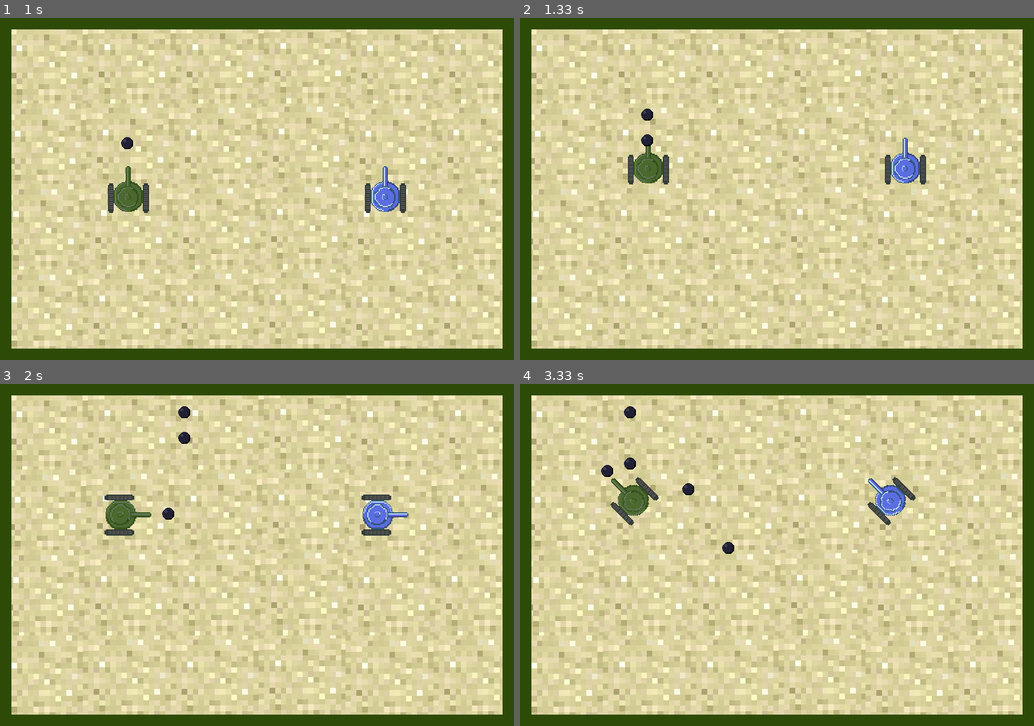
Above: before the commit, frames 1-4 (two rows, left to right).
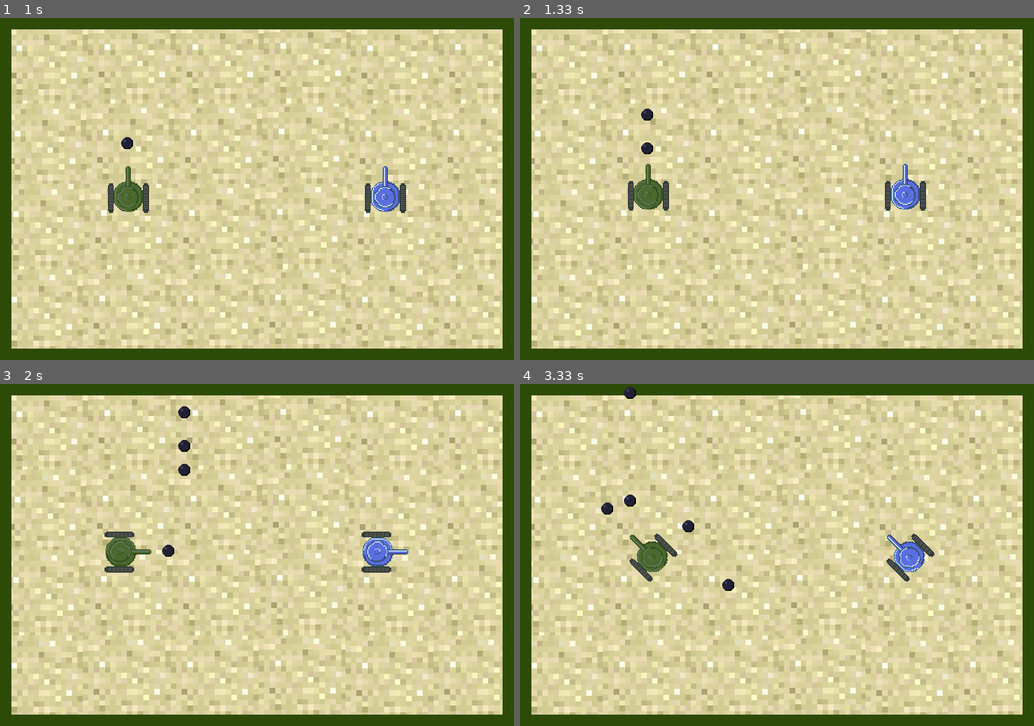
Above: after the commit, the same moments.

Repository: OzielBezerradeLima/tankpygame
Game: pygame game, started from codes/main.py
Two runs of this game, one before a commit and one after it. Both use one fixed random seed, a clock stepped at 60 frames per second and the inputs below.
Inputs:
- Up to frame 1 (1 s): tap Enter at 0.33 s; tap Space at 0.67 s
- Up to frame 2 (1.33 s): hold Up from 1 s (still down); hold W from 1 s (still down); tap Space at 1.07 s
- Up to frame 3 (2 s): tap Space at 1.37, 1.57, 1.87 s; release Up at 1.47 s; release W at 1.47 s; hold Right 1.5-1.97 s; hold D 1.5-1.97 s
- Up to frame 4 (3.33 s): hold Left 2-2.53 s; hold A 2-2.53 s; tap Space at 2.07, 2.37, 2.63, 2.93, 3.07 s; hold Left 2.57-2.97 s; hold A 2.57-2.97 s; hold Up from 3 s (still down); hold W from 3 s (still down)

Frame 1 is identical in both runs. In frame 2, 2.4% of the frame differs, in the area x 21-79%, y 34-57%; in frame 3, 2.7%; in frame 4, 3.2%, in the area x 15-81%, y 0-61%.

Commit message:
Correção de PEP8

Diff:
--- a/codes/game.py
+++ b/codes/game.py
@@ -2,8 +2,6 @@
 import tank
 import pygame
 import sys
-import settings
-
 
 playing = True
 
@@ -19,8 +17,6 @@
         tank.player_active()
         tank.draw_bullet()
 
-
-
         for event in pygame.event.get():
             if event.type == pygame.QUIT:
                 close_screen()
@@ -30,7 +26,6 @@
                     sys.exit()
 
 
-
 def close_screen():
     global playing
     playing = False
--- a/codes/tank.py
+++ b/codes/tank.py
@@ -10,7 +10,7 @@
         self.rect = self.image.get_rect()
         self.rotation_center = self.rect.center
         self.position = starting_position
-        self.speed = 5
+        self.speed = 0.3
         self.rotation_angle = 0
         self.lives = 3
         self.active = True
@@ -99,7 +99,7 @@
             bullet = player1.shoot()
             bullets.append(bullet)
 
-    # Verifique os eventos de teclado para o jogador 1
+    # Verifique os eventos de teclado para o jogador 2
     if keys[player2.controls['rotate_left']]:
         if now - player2.last_rotate_time >= settings.ROTATE_COOLDOWN:
             player2.last_rotate_time = pygame.time.get_ticks()
@@ -158,7 +158,8 @@
                         player.active = False
                         player.lives = 3
                         player.position = pygame.math.Vector2(
-                            settings.WIDTH / 4 if player.controls['shoot'] == pygame.K_SPACE else 3 * settings.WIDTH / 4, settings.HEIGHT / 2)
+                            settings.WIDTH / 4 if player.controls['shoot'] == pygame.K_SPACE else
+                            3 * settings.WIDTH / 4, settings.HEIGHT / 2)
                         bullets = []
 
 
@@ -182,35 +183,43 @@
     match player1.rotation_angle:
         case 0:
             for bullet in bullets:
-                settings.screen.blit(bullet_image, bullet['position'] - pygame.math.Vector2(bullet_image.get_width() / 2 + 50,
-                                                                                   bullet_image.get_height() / 2 + 30))
+                settings.screen.blit(bullet_image, bullet['position'] -
+                                     pygame.math.Vector2(bullet_image.get_width() / 2 + 50,
+                                     bullet_image.get_height() / 2 + 30))
         case 45:
             for bullet in bullets:
-                settings.screen.blit(bullet_image, bullet['position'] - pygame.math.Vector2(bullet_image.get_width() / 2 + 80,
-                                                                                   bullet_image.get_height() / 2 - 10))
+                settings.screen.blit(bullet_image, bullet['position'] -
+                                     pygame.math.Vector2(bullet_image.get_width() / 2 + 80,
+                                     bullet_image.get_height() / 2 - 10))
         case 90:
             for bullet in bullets:
-                settings.screen.blit(bullet_image, bullet['position'] - pygame.math.Vector2(bullet_image.get_width() / 2 + 30,
-                                                                                   bullet_image.get_height() / 2 - 50))
+                settings.screen.blit(bullet_image, bullet['position'] -
+                                     pygame.math.Vector2(bullet_image.get_width() / 2 + 30,
+                                     bullet_image.get_height() / 2 - 50))
         case 135:
             for bullet in bullets:
-                settings.screen.blit(bullet_image, bullet['position'] - pygame.math.Vector2(bullet_image.get_width() / 2 - 10,
-                                                                                   bullet_image.get_height() / 2 - 80))
+                settings.screen.blit(bullet_image, bullet['position'] -
+                                     pygame.math.Vector2(bullet_image.get_width() / 2 - 10,
+                                     bullet_image.get_height() / 2 - 80))
         case 180:
             for bullet in bullets:
-                settings.screen.blit(bullet_image, bullet['position'] - pygame.math.Vector2(bullet_image.get_width() / 2 - 50,
-                                                                                   bullet_image.get_height() / 2 - 30))
+                settings.screen.blit(bullet_image, bullet['position'] -
+                                     pygame.math.Vector2(bullet_image.get_width() / 2 - 50,
+                                     bullet_image.get_height() / 2 - 30))
         case 225:
             for bullet in bullets:
-                settings.screen.blit(bullet_image, bullet['position'] - pygame.math.Vector2(bullet_image.get_width() / 2 - 80,
-                                                                                   bullet_image.get_height() / 2 + 10))
+                settings.screen.blit(bullet_image, bullet['position'] -
+                                     pygame.math.Vector2(bullet_image.get_width() / 2 - 80,
+                                     bullet_image.get_height() / 2 + 10))
         case 270:
             for bullet in bullets:
-                settings.screen.blit(bullet_image, bullet['position'] - pygame.math.Vector2(bullet_image.get_width() / 2 - 50,
-                                                                                   bullet_image.get_height() / 2 + 50))
+                settings.screen.blit(bullet_image, bullet['position'] -
+                                     pygame.math.Vector2(bullet_image.get_width() / 2 - 50,
+                                     bullet_image.get_height() / 2 + 50))
         case 315:
             for bullet in bullets:
-                settings.screen.blit(bullet_image, bullet['position'] - pygame.math.Vector2(bullet_image.get_width() / 2 + 10,
-                                                                                   bullet_image.get_height() / 2 + 80))
+                settings.screen.blit(bullet_image, bullet['position'] -
+                                     pygame.math.Vector2(bullet_image.get_width() / 2 + 10,
+                                     bullet_image.get_height() / 2 + 80))
 
     pygame.display.flip()
